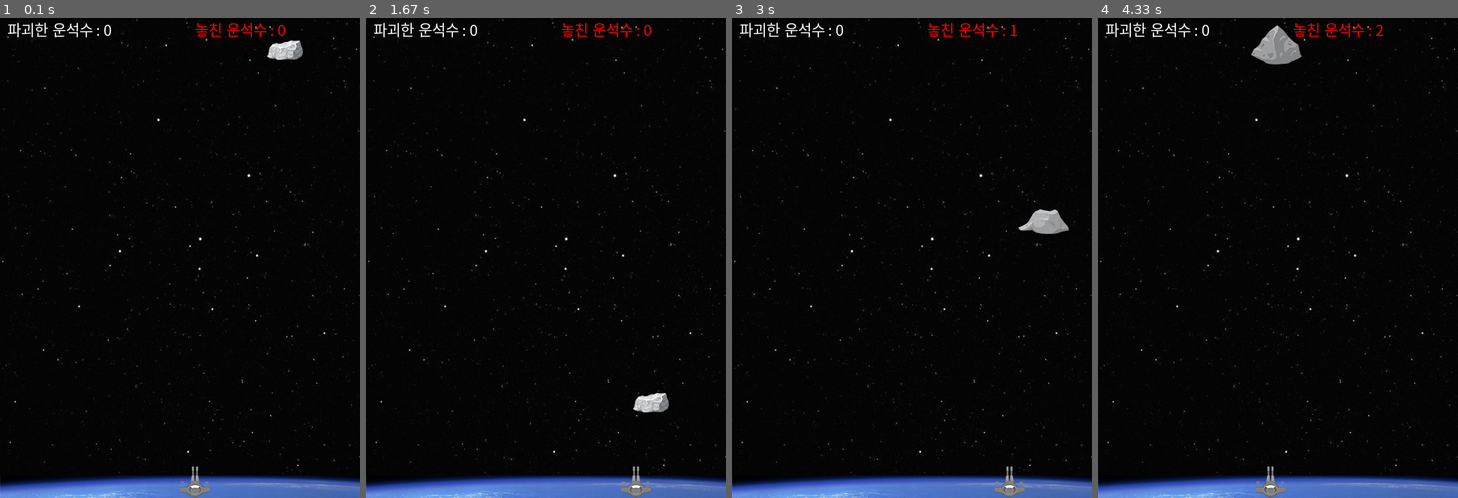
Above: before the commit, frames 1-4 (left to right).
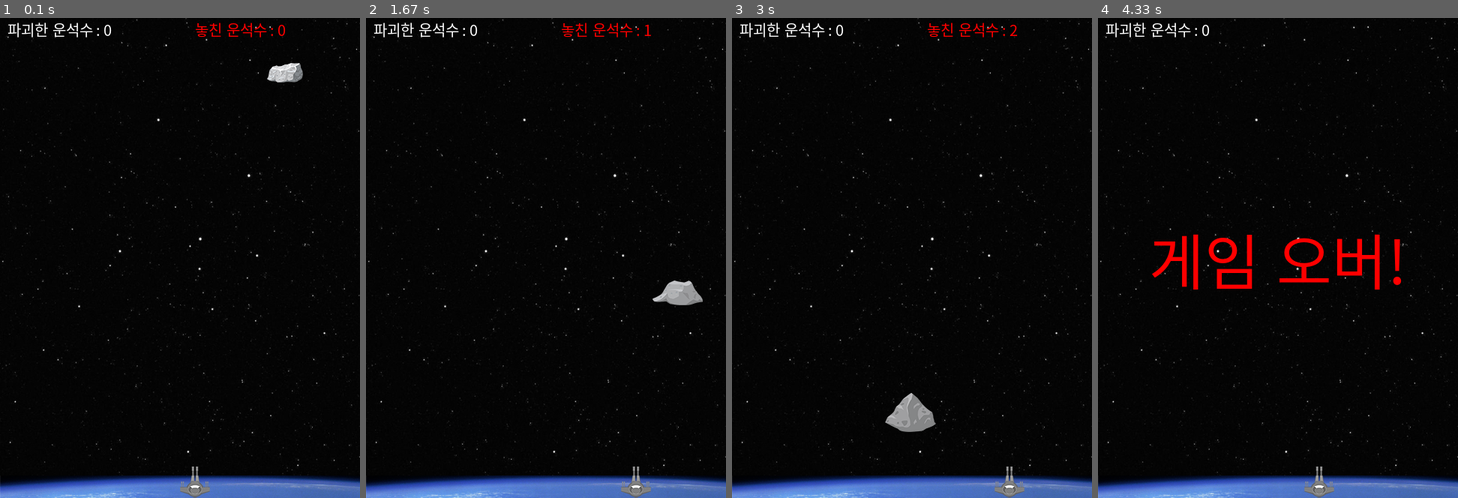
Above: after the commit, the same moments.

Repository: game-ground/pygame
Game: pygame game, started from PyShooting/main.py
The game is run twice, just before and just after one commit, with the same random seed, the same clock (stepped at 60 frames per second) and the same inputs.
Inputs:
- Up to frame 1 (0.1 s): no input
- Up to frame 2 (1.67 s): hold Right 0.33-0.8 s; hold Right 0.83-1.3 s; hold Left from 1.33 s (still down)
- Up to frame 3 (3 s): release Left at 1.87 s; hold Left 1.9-2.3 s; hold Right 2.33-2.97 s
- Up to frame 4 (4.33 s): hold Left 3-3.47 s

The runs differ from the first frame. In frame 1, 0.7% of the frame differs, in the area x 74-85%, y 4-14%; in frame 2, 0.8%; in frame 3, 1.2%; in frame 4, 3.6%, in the area x 15-85%, y 0-100%.

Commit message:
Revert "fix rockspeed and add music.wav"

Diff:
--- a/PyShooting/main.py
+++ b/PyShooting/main.py
@@ -107,7 +107,7 @@
 
     rockX = random.randrange(0, padWidth - rockWidth)
     rockY = 0
-    rockSpeed = 5
+    rockSpeed = 10
 
     isShot = False
     shotCount = 0
Not shown, changed: PyShooting/resource/music.wav
